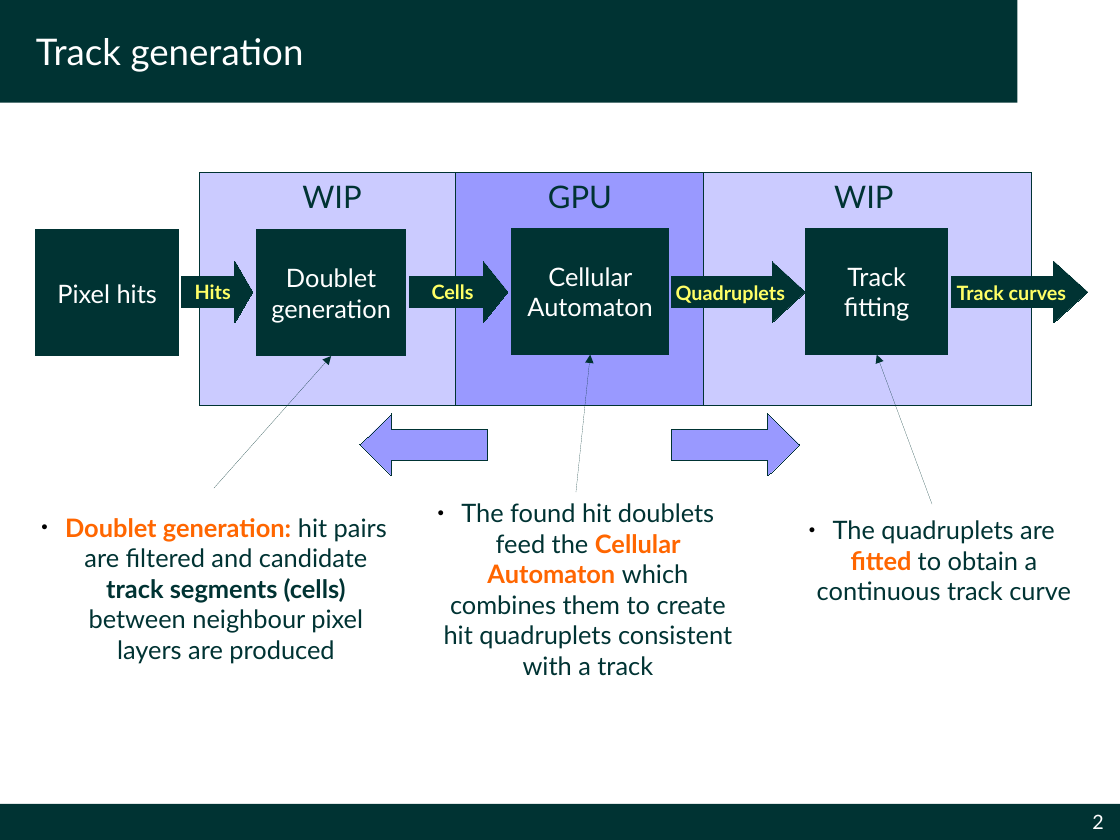
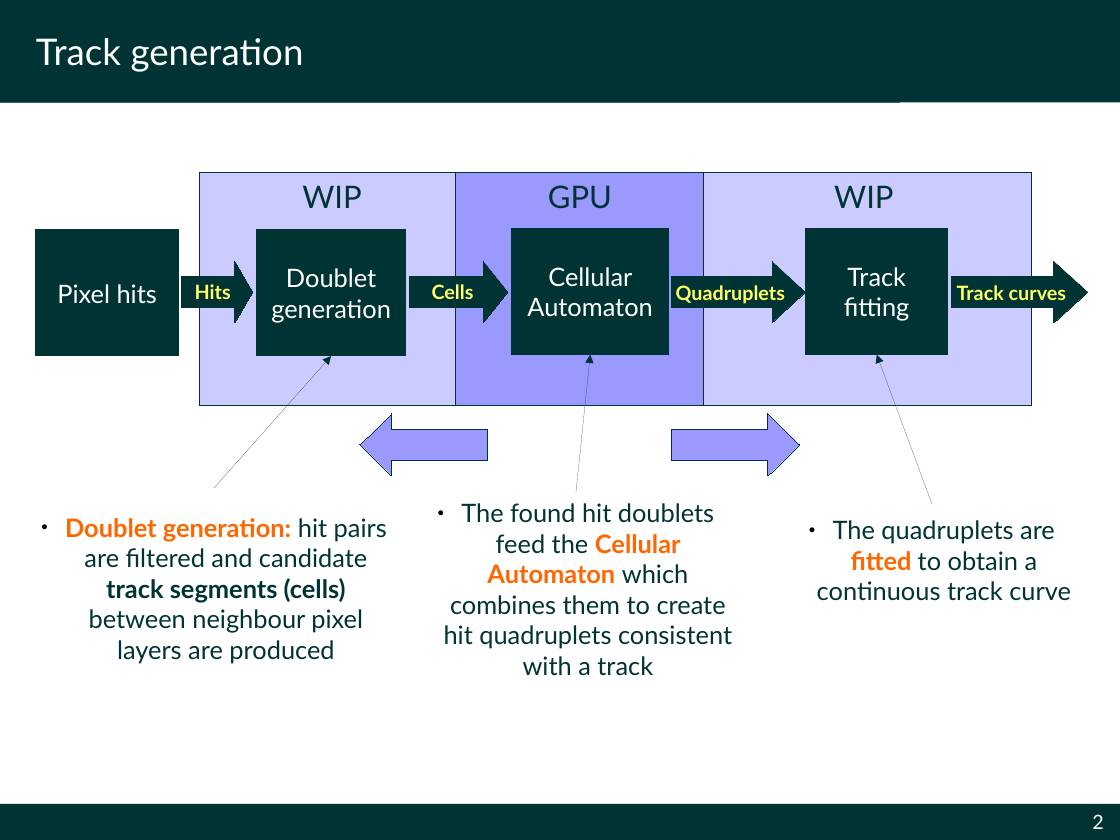
Before and after one commit to simonecid/MetropolisODP, a slide deck: slide 2 of Demo.odp. Drawn at 1120x840 pixels with LibreOffice and Linux fonts; fonts in the diff are those of the drawing; background and template pictures are left out. Boxes give left, top, right and bottom in pixels: in the first picture for what was removed or moved away, otherwise in the second. Text is boxed around its words. In the diff, an @@ line names an element or a change of style, - is before the commit and + after.

```diff
--- a/Demo.odp
+++ b/Demo.odp
@@ title "Track generation": place and size @@
-title "Track generation" at [0, 0, 1017, 103]
+title "Track generation" at [0, 0, 900, 103]
@@ rectangle added at [0, 0, 1120, 103], fill #003333 @@
```
Also in this commit, not shown: 3 other slides changed, 2 other files.
